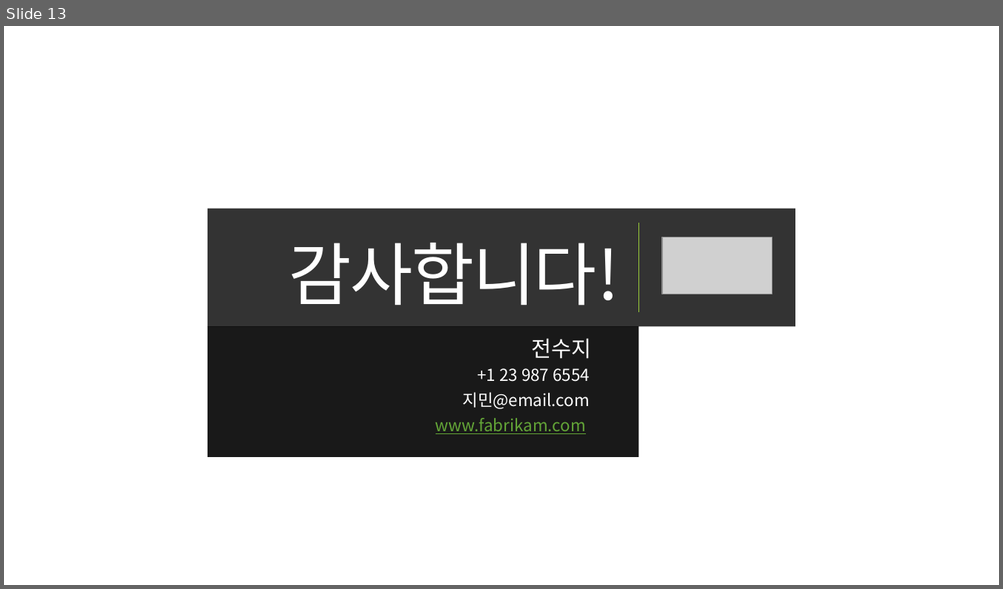
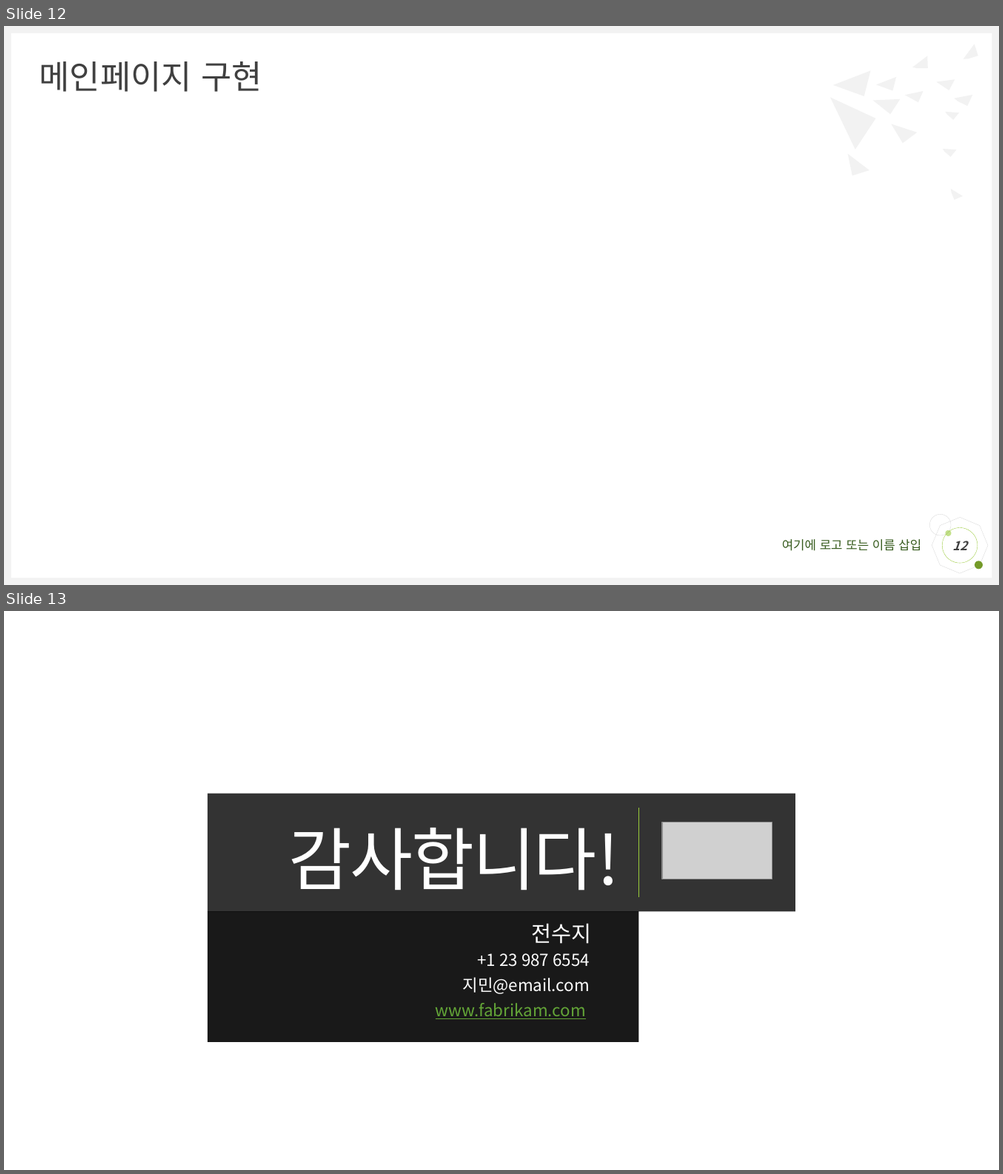
Before and after one commit to himediaai/JeonSuji, a slide deck: shoppingmall.pptx. Shown one above the other, each under a label of ours: slide 13 before the commit, slides 12 and 13 after it. The pictures are 1003x589 and 1003x1174 pixels, drawn with LibreOffice and Linux fonts; fonts in the diff are those of the drawing; grey boxes stand for pictures; background and template pictures are left out. Boxes give left, top, right and bottom in pixels: in the first picture for what was removed or moved away, otherwise in the second. Text is boxed around its words. In the diff, an @@ line names an element or a change of style, - is before the commit and + after.

```diff
--- a/shoppingmall.pptx
+++ b/shoppingmall.pptx
@@ slide 12 added at box(4, 26, 999, 585), background #FFFFFF @@
@@ rectangle added at box(4, 26, 999, 33), fill #F2F2F2 @@
@@ rectangle added at box(5, 26, 11, 585), fill #F2F2F2 @@
@@ freeform shape added at box(964, 42, 982, 63), fill #F2F2F2 @@
@@ rectangle added at box(992, 26, 999, 585), fill #F2F2F2 @@
@@ title added at box(40, 62, 262, 92), 32 pt, text #404040 @@
+메인페이지 구현
@@ freeform shape added at box(833, 62, 880, 107), fill #F2F2F2 @@
@@ freeform shape added at box(913, 53, 933, 75), fill #F2F2F2 @@
@@ freeform shape added at box(873, 91, 904, 118), fill #F2F2F2 @@
@@ freeform shape added at box(876, 72, 901, 96), fill #F2F2F2 @@
@@ freeform shape added at box(905, 86, 927, 106), fill #F2F2F2 @@
@@ freeform shape added at box(936, 74, 958, 93), fill #F2F2F2 @@
@@ freeform shape added at box(954, 90, 976, 110), fill #F2F2F2 @@
@@ freeform shape added at box(825, 98, 877, 151), fill #F2F2F2 @@
@@ freeform shape added at box(945, 109, 961, 121), fill #F2F2F2 @@
@@ freeform shape added at box(891, 124, 917, 144), fill #F2F2F2 @@
@@ freeform shape added at box(842, 154, 873, 181), fill #F2F2F2 @@
@@ freeform shape added at box(942, 145, 958, 158), fill #F2F2F2 @@
@@ freeform shape added at box(948, 189, 964, 201), fill #F2F2F2 @@
@@ octagon added at box(926, 512, 993, 580), outline #D9D9D9 0.25 pt @@
@@ ellipse added at box(929, 514, 950, 536), outline #D9D9D9 0.25 pt @@
@@ page number added at box(942, 528, 977, 563), outline #9ACB39 0.25 pt, 12 pt, text #404040, bold, italic @@
+12
@@ ellipse added at box(945, 531, 950, 537), fill #C2E088 @@
@@ text added at box(782, 540, 921, 551), 12 pt, text #375C1E @@
+여기에 로고 또는 이름 삽입
@@ rectangle added at box(4, 579, 999, 585), fill #F2F2F2 @@
@@ ellipse added at box(975, 562, 983, 570), fill #749A29 @@
```
Also in this commit, not shown: 1 slide changed, 1 slide removed.
